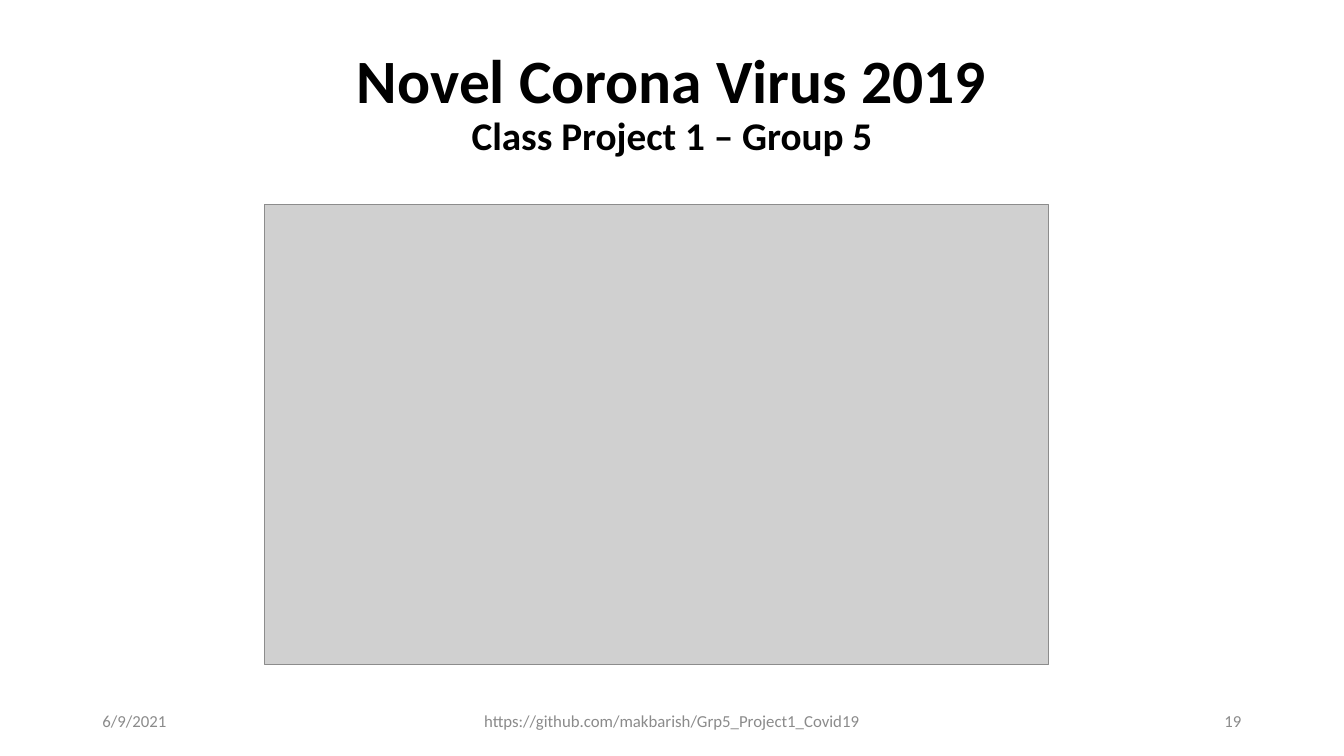
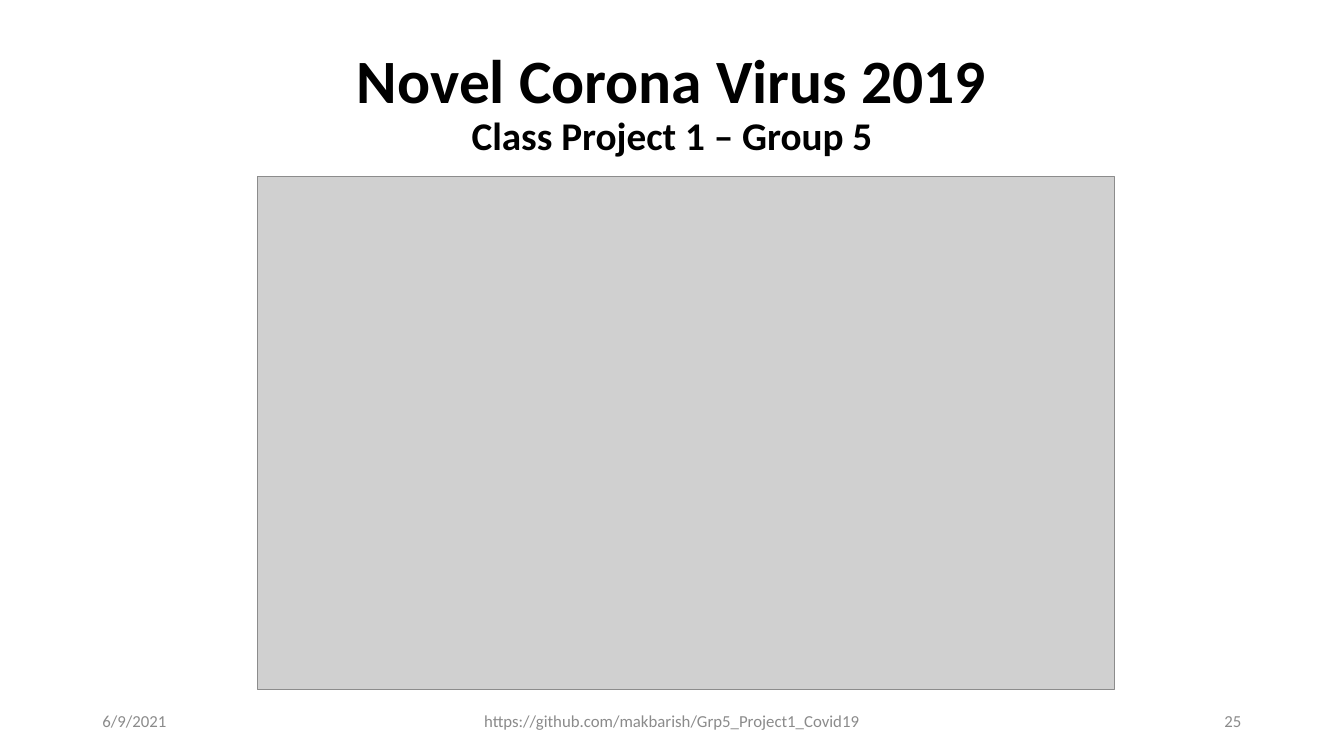
Before and after one commit to makbarish/Grp5_Project1_Covid19, a slide deck: slide 25 of Clay/Novel_Corona_Virus_2019_v3.pptx (slide 19 before the commit). Drawn at 1344x756 pixels with LibreOffice and Linux fonts; fonts in the diff are those of the drawing; grey boxes stand for pictures. Boxes give left, top, right and bottom in pixels: in the first picture for what was removed or moved away, otherwise in the second. Text is boxed around its words. In the diff, an @@ line names an element or a change of style, - is before the commit and + after.

```diff
--- a/Clay/Novel_Corona_Virus_2019_v3.pptx
+++ b/Clay/Novel_Corona_Virus_2019_v3.pptx
@@ picture: place and size @@
-picture at (265,205,1050,665)
+picture at (257,176,1115,690)
@@ page number at (1224,716,1241,727): text changed @@
-19
+25
```
Also in this commit, not shown: 6 other slides changed, 2 slides added, 7 other files.
